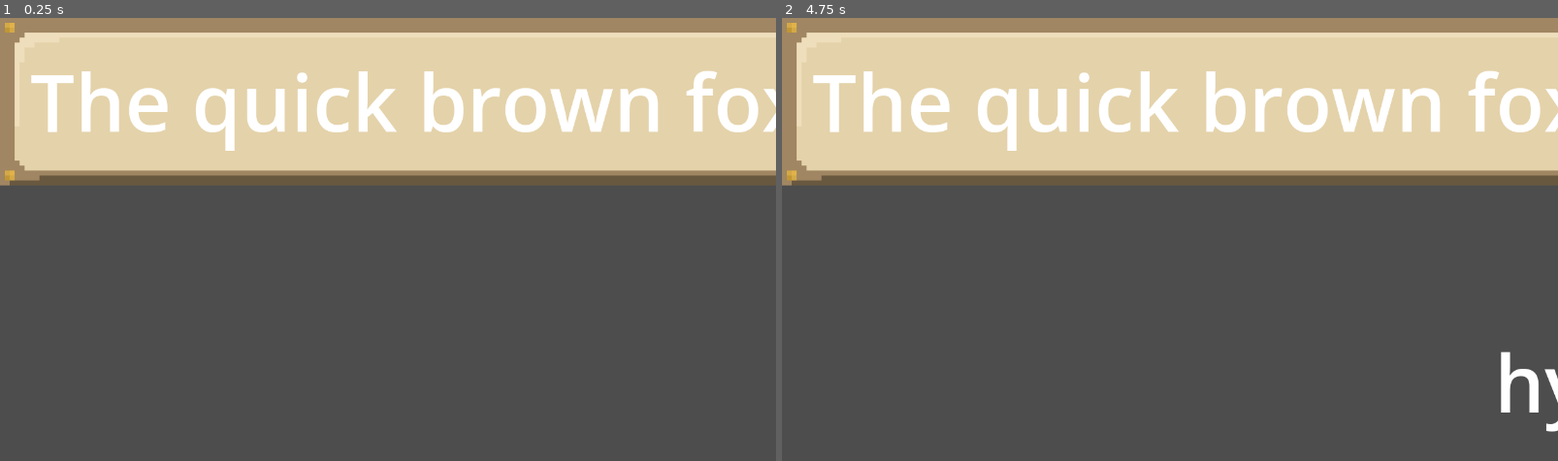
Above: before the commit, frames 1-2 (left to right).
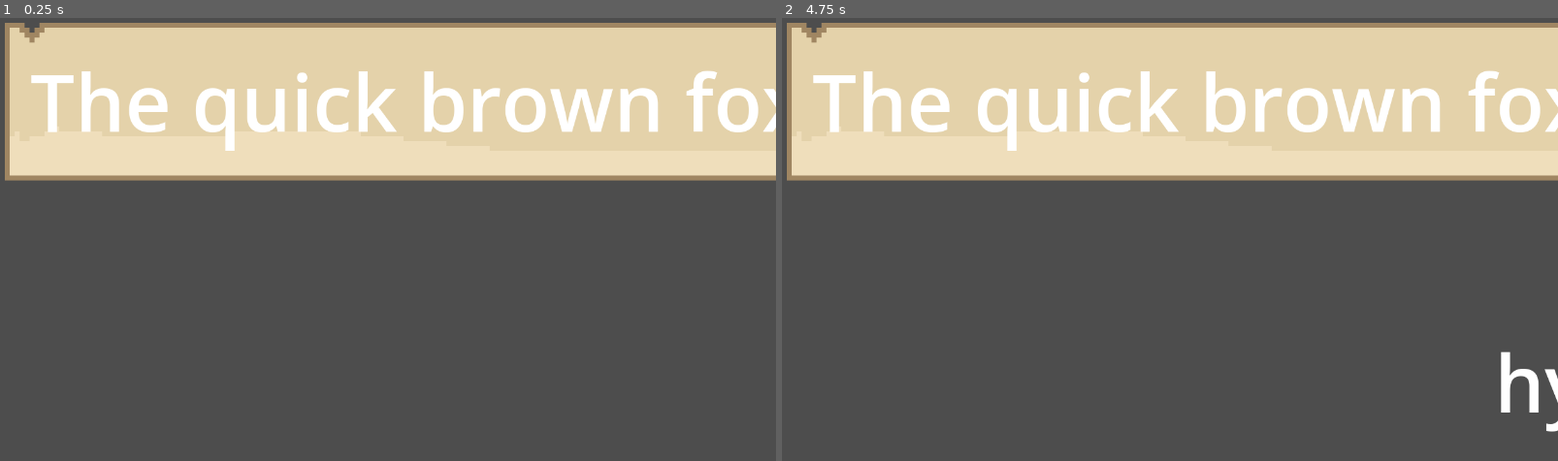
Above: after the commit, the same moments.

Repository: levienk/GMTK-Game-Jam-2024
Game: Godot game, scene res://game.tscn
The game is run twice, just before and just after one commit, with the same random seed, the same clock (stepped at 60 frames per second) and the same inputs.
Inputs:
- Up to frame 1 (0.25 s): no input
- Up to frame 2 (4.75 s): tap Enter at 0.5, 2, 3.5 s; tap Space at 1.25, 2.75, 4.25 s

The runs differ from the first frame. In frame 1, 5.9% of the frame differs, in the area x 0-100%, y 0-38%; in frame 2, 5.9%.

Commit message:
wordbox update

Diff:
--- a/monkey.tscn
+++ b/monkey.tscn
@@ -500,7 +500,8 @@
 [node name="AnimatedSprite2D" type="AnimatedSprite2D" parent="."]
 position = Vector2(0, -11)
 sprite_frames = SubResource("SpriteFrames_iaowo")
-animation = &"monkey1_frustrated_1_1"
+animation = &"monkey1_typing_1_2"
+autoplay = "monkey1_typing_1_2"
 
 [node name="Timer" type="Timer" parent="."]
 wait_time = 0.5
Binary file changed: assets/art/textures/wordbox.png
